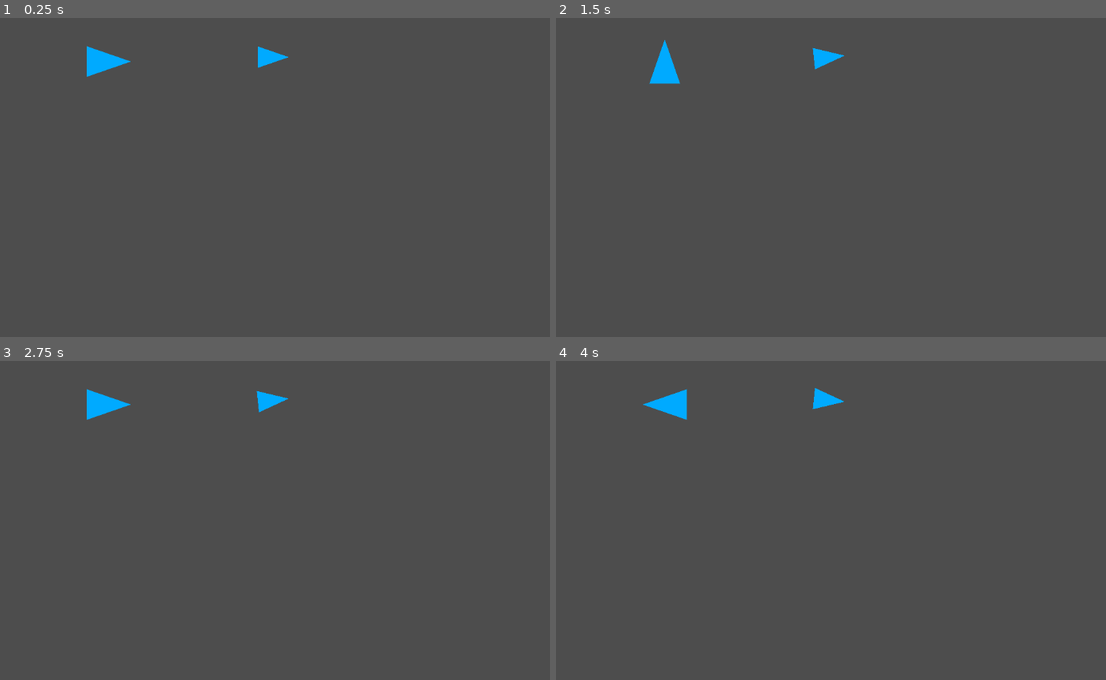
Above: before the commit, frames 1-4 (two rows, left to right).
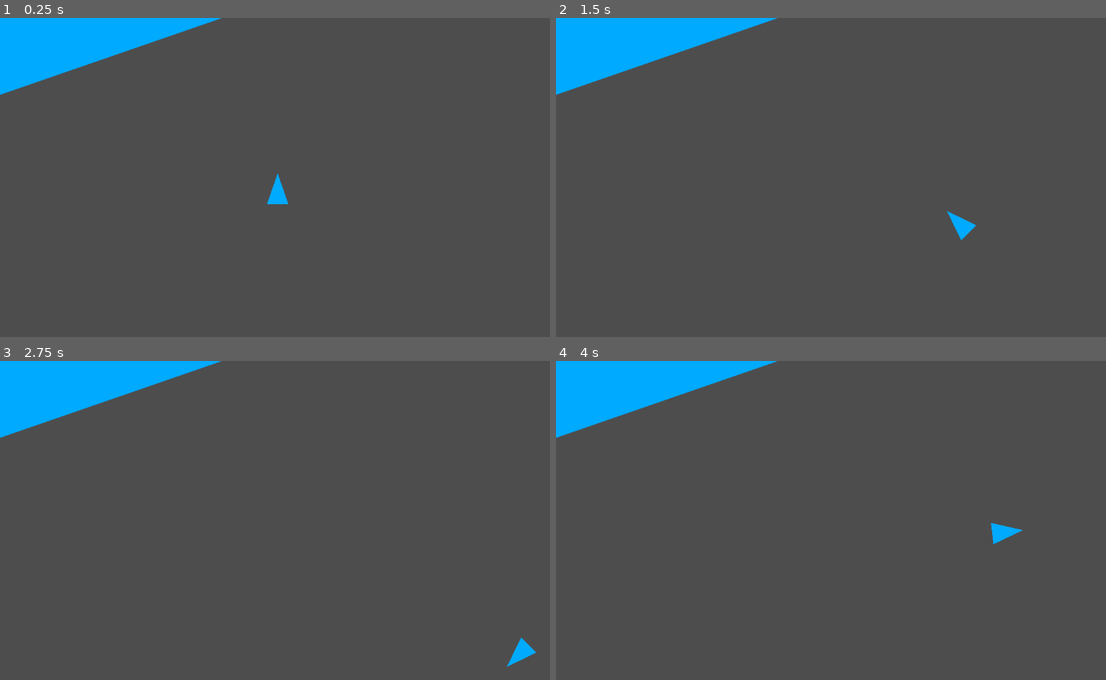
Above: after the commit, the same moments.

Repository: jjca/proyecto-1-ci6450
Game: Godot game, scene res://scenes/main.tscn
Same seed, same stepped clock (60 frames per second), same inputs: the game is played once before the commit and once after it. The engine's default icon, where the game draws it, is replaced by a stand-in: a white triangle on a blue panel in a dark square.
Inputs:
- Up to frame 1 (0.25 s): no input
- Up to frame 2 (1.5 s): tap Enter at 0.5 s; hold Right (ui_right) 0.53-1.28 s; hold D (derD, bound only after the commit) 0.53-1.28 s; hold Down (ui_down) from 1.28 s (still down); tap D (derD, bound only after the commit) at 1.35 s
- Up to frame 3 (2.75 s): release Down (ui_down) at 2.03 s; hold Right (ui_right) from 2.03 s (still down); hold D (derD, bound only after the commit) from 2.03 s (still down)
- Up to frame 4 (4 s): release Right (ui_right) at 2.78 s; release D (derD, bound only after the commit) at 2.78 s; hold Up (ui_up) 2.78-3.53 s; tap D (derD, bound only after the commit) at 2.85 s; hold Left (ui_left) from 3.53 s (still down); hold D (derD, bound only after the commit) from 3.53 s (still down)

The runs differ from the first frame. In frame 1, 5.4% of the frame differs, in the area x 0-53%, y 0-59%; in frame 2, 5.6%, in the area x 0-77%, y 0-70%; in frame 3, 5.4%; in frame 4, 5.6%.

Commit message:
align - etc

Diff:
--- /dev/null
+++ b/assets/triangle-svgrepo-com (1).svg
@@ -0,0 +1,12 @@
+<!DOCTYPE svg PUBLIC "-//W3C//DTD SVG 1.1//EN" "http://www.w3.org/Graphics/SVG/1.1/DTD/svg11.dtd">
+
+<!-- Uploaded to: SVG Repo, www.svgrepo.com, Transformed by: SVG Repo Mixer Tools -->
+<svg fill="#55f7b9" height="800px" width="800px" version="1.1" id="Capa_1" xmlns="http://www.w3.org/2000/svg" xmlns:xlink="http://www.w3.org/1999/xlink" viewBox="0 0 490 490" xml:space="preserve" stroke="#55f7b9">
+
+<g id="SVGRepo_bgCarrier" stroke-width="0"/>
+
+<g id="SVGRepo_tracerCarrier" stroke-linecap="round" stroke-linejoin="round"/>
+
+<g id="SVGRepo_iconCarrier"> <g> <polygon points="75.286,490 414.714,490 245,0 "/> </g> </g>
+
+</svg>
--- a/project.godot
+++ b/project.godot
@@ -14,3 +14,26 @@
 run/main_scene="res://scenes/main.tscn"
 config/features=PackedStringArray("4.3", "Forward Plus")
 config/icon="res://assets/icon.svg"
+
+[input]
+
+arribaW={
+"deadzone": 0.5,
+"events": [Object(InputEventKey,"resource_local_to_scene":false,"resource_name":"","device":-1,"window_id":0,"alt_pressed":false,"shift_pressed":false,"ctrl_pressed":false,"meta_pressed":false,"pressed":false,"keycode":0,"physical_keycode":87,"key_label":0,"unicode":119,"location":0,"echo":false,"script":null)
+]
+}
+AbajoS={
+"deadzone": 0.5,
+"events": [Object(InputEventKey,"resource_local_to_scene":false,"resource_name":"","device":-1,"window_id":0,"alt_pressed":false,"shift_pressed":false,"ctrl_pressed":false,"meta_pressed":false,"pressed":false,"keycode":0,"physical_keycode":83,"key_label":0,"unicode":115,"location":0,"echo":false,"script":null)
+]
+}
+izqA={
+"deadzone": 0.5,
+"events": [Object(InputEventKey,"resource_local_to_scene":false,"resource_name":"","device":-1,"window_id":0,"alt_pressed":false,"shift_pressed":false,"ctrl_pressed":false,"meta_pressed":false,"pressed":false,"keycode":0,"physical_keycode":65,"key_label":0,"unicode":97,"location":0,"echo":false,"script":null)
+]
+}
+derD={
+"deadzone": 0.5,
+"events": [Object(InputEventKey,"resource_local_to_scene":false,"resource_name":"","device":-1,"window_id":0,"alt_pressed":false,"shift_pressed":false,"ctrl_pressed":false,"meta_pressed":false,"pressed":false,"keycode":0,"physical_keycode":68,"key_label":0,"unicode":100,"location":0,"echo":false,"script":null)
+]
+}
--- a/scenes/align.tscn
+++ b/scenes/align.tscn
@@ -1,20 +1,18 @@
-[gd_scene load_steps=3 format=3 uid="uid://d0dh1bgtnkiye"]
+[gd_scene load_steps=4 format=3 uid="uid://xhx3rnbob0qn"]
 
 [ext_resource type="Script" path="res://scripts/align.gd" id="1_e5shd"]
+[ext_resource type="Texture2D" uid="uid://b8p1dacjf0g0x" path="res://assets/triangle-svgrepo-com.svg" id="2_0lqi3"]
 [ext_resource type="Texture2D" uid="uid://dqkmlw12mf6oe" path="res://assets/triangle-svgrepo-com_rotated.png" id="2_3t211"]
 
 [node name="Align" type="Node2D"]
-position = Vector2(967, 118)
+position = Vector2(-1, 0)
 script = ExtResource("1_e5shd")
-metadata/_edit_group_ = true
 
 [node name="Sprite2D" type="Sprite2D" parent="."]
 scale = Vector2(0.07, 0.07)
-texture = ExtResource("2_3t211")
-metadata/_edit_group_ = true
+texture = ExtResource("2_0lqi3")
 
 [node name="Objetivo" type="Sprite2D" parent="."]
-position = Vector2(-298, 8)
+visible = false
 scale = Vector2(0.1, 0.1)
 texture = ExtResource("2_3t211")
-metadata/_edit_group_ = true
--- a/scenes/main.tscn
+++ b/scenes/main.tscn
@@ -1,24 +1,25 @@
-[gd_scene load_steps=12 format=3 uid="uid://bybxekcimbds4"]
+[gd_scene load_steps=13 format=3 uid="uid://bybxekcimbds4"]
 
 [ext_resource type="PackedScene" uid="uid://be0m5ubqry3c" path="res://scenes/node_2d.tscn" id="1_20leh"]
 [ext_resource type="PackedScene" uid="uid://srawxeklparu" path="res://scenes/kinematic_seek.tscn" id="2_0c8co"]
 [ext_resource type="PackedScene" uid="uid://bwjyhhqsony1" path="res://scenes/kinematic_arrive.tscn" id="3_1rqku"]
 [ext_resource type="PackedScene" uid="uid://2pbqb70bgpmg" path="res://scenes/kinematic_flee.tscn" id="4_6l5x0"]
 [ext_resource type="PackedScene" uid="uid://bw6mjwo6nxhmn" path="res://scenes/kinematic_wandering.tscn" id="5_l0mgh"]
-[ext_resource type="PackedScene" uid="uid://bqh1aai30nbu0" path="res://scenes/dynamic_seek.tscn" id="6_3b0ps"]
-[ext_resource type="PackedScene" uid="uid://b28174igw5lqv" path="res://scenes/dynamic_flee.tscn" id="7_xgqkc"]
-[ext_resource type="PackedScene" uid="uid://pyl503btqw6j" path="res://scenes/dynamic_arrive.tscn" id="8_sidia"]
-[ext_resource type="PackedScene" uid="uid://d0dh1bgtnkiye" path="res://scenes/align.tscn" id="9_hpiaj"]
-[ext_resource type="PackedScene" uid="uid://7woqug585n18" path="res://scenes/velocity_matching.tscn" id="10_qvd21"]
-[ext_resource type="PackedScene" uid="uid://bext01h3xcr4w" path="res://scenes/persue_evade.tscn" id="11_xhe5g"]
+[ext_resource type="PackedScene" path="res://scenes/dynamic_seek.tscn" id="6_3b0ps"]
+[ext_resource type="PackedScene" path="res://scenes/dynamic_flee.tscn" id="7_xgqkc"]
+[ext_resource type="PackedScene" path="res://scenes/dynamic_arrive.tscn" id="8_sidia"]
+[ext_resource type="PackedScene" uid="uid://xhx3rnbob0qn" path="res://scenes/align.tscn" id="9_hpiaj"]
+[ext_resource type="PackedScene" path="res://scenes/velocity_matching.tscn" id="10_qvd21"]
+[ext_resource type="PackedScene" path="res://scenes/persue_evade.tscn" id="11_xhe5g"]
+[ext_resource type="PackedScene" uid="uid://orfuemkkf6qo" path="res://scenes/face.tscn" id="12_fv61c"]
 
 [node name="Main" type="Node"]
 
 [node name="Align" parent="." instance=ExtResource("9_hpiaj")]
-position = Vector2(495, 71)
+visible = false
+position = Vector2(357, 156)
 
 [node name="Node2D" parent="." instance=ExtResource("1_20leh")]
-visible = false
 position = Vector2(503, 310)
 
 [node name="KinematicSeek" parent="." instance=ExtResource("2_0c8co")]
@@ -48,3 +49,5 @@
 
 [node name="Persue_Evade" parent="." instance=ExtResource("11_xhe5g")]
 visible = false
+
+[node name="Face" parent="." instance=ExtResource("12_fv61c")]
--- a/scenes/node_2d.tscn
+++ b/scenes/node_2d.tscn
@@ -1,7 +1,7 @@
 [gd_scene load_steps=3 format=3 uid="uid://be0m5ubqry3c"]
 
 [ext_resource type="Script" path="res://scripts/node_2d.gd" id="1_k6ta8"]
-[ext_resource type="Texture2D" uid="uid://bgvaaxbiqu751" path="res://assets/icon.svg" id="2_5u8yd"]
+[ext_resource type="Texture2D" uid="uid://b8p1dacjf0g0x" path="res://assets/triangle-svgrepo-com.svg" id="2_5ghg0"]
 
 [node name="Node2D" type="Node2D"]
 position = Vector2(231, 113)
@@ -9,6 +9,6 @@
 metadata/_edit_group_ = true
 
 [node name="Sprite2D" type="Sprite2D" parent="."]
-scale = Vector2(0.46875, 0.46875)
-texture = ExtResource("2_5u8yd")
+scale = Vector2(0.07, 0.07)
+texture = ExtResource("2_5ghg0")
 metadata/_edit_group_ = true
--- a/scripts/align.gd
+++ b/scripts/align.gd
@@ -1,6 +1,6 @@
-extends Node2D
+class_name Align extends Node2D
 
-var maxAngularAcceleration : float  = 0.1
+var maxAngularAcceleration : float  = 5
 var maxRotation : float = 10
 var targetRadius : float = 0.2
 var slowRadius : float = 0.1
@@ -10,56 +10,46 @@
 
 # Called when the node enters the scene tree for the first time.
 func _ready() -> void:
-	print(mapToRange(PI))
+#	print(mapToRange(PI))
 	pass # Replace with function body.
 
 # Called every frame. 'delta' is the elapsed time since the previous frame.
-func _process(delta: float) -> void:
+func _physics_process(delta: float) -> void:
+	target = get_parent().get_node("Node2D")
+	character = get_node("Sprite2D")
+	update(delta,character,target)
 
-	target = get_node("Objetivo")
-	character = get_node("Sprite2D")
-	#print(position)
-	#print(character.position)
-	if Input.is_action_pressed("ui_up"):
-		target.rotation = PI/2
-	if Input.is_action_pressed("ui_left"):
-		target.rotation = PI
-	if Input.is_action_pressed("ui_right"):
-		target.rotation = 0
-	if Input.is_action_pressed("ui_down"):
-		target.rotation = 3*PI/2
+func update(delta,character,target) -> void:
 	var rot = getSteering(target,character)
 	if rot == null:
-		return
-	else:
-		character.rotation = rot
+		rot = 0
+	character.rotation += rot * delta
 
 func mapToRange(angle: float):
 	return fmod((angle + PI),(2 * PI)) - PI
 
-func getSteering(target_func,character_func):
-	var char_rotation = target.rotation
-	char_rotation = target_func.rotation - character_func.rotation
+func getSteering(target,character):
+	var char_rotation
+	char_rotation = target.get_rotation() - character.get_rotation()
 	var targetRotation
 	char_rotation = mapToRange(char_rotation)
 	var rotationSize = abs(char_rotation)
+
 	if rotationSize < targetRadius:
 		return null
-	#print("elrotationsize",rotationSize)
 	if rotationSize > slowRadius:
 		targetRotation = maxRotation
 	else:
-		targetRotation = maxRotation * rotationSize / slowRadius
+		targetRotation = (maxRotation * rotationSize) / slowRadius
 
 	targetRotation *= char_rotation / rotationSize
 
-	var res_rotation = targetRotation - target_func.rotation
+	var res_rotation = targetRotation - character.get_rotation()
 	res_rotation /= timeToTarget
 
 	var angularAcceleration = abs(res_rotation)
-	#print("angularrr",angularAcceleration)
+
 	if angularAcceleration > maxAngularAcceleration:
 		res_rotation /= angularAcceleration
 		res_rotation *= maxAngularAcceleration
-	#print("No pasa anda",res_rotation)
 	return res_rotation
--- a/scripts/node_2d.gd
+++ b/scripts/node_2d.gd
@@ -1,6 +1,6 @@
 extends Node2D
 # Position y rotation vienen definidos como vector y flotante respectivamente
-var speed : int = 400
+var speed : int = 300
 var orientation : float
 var angular : float
 var velocity : Vector2
@@ -16,7 +16,14 @@
 
 func update(delta: float):
 	velocity = Vector2.ZERO
-
+	if Input.is_action_pressed("arribaW"):
+		rotation += PI/28
+	if Input.is_action_pressed("izqA"):
+		rotation -= PI/28
+	if Input.is_action_pressed("derD"):
+		rotation += PI/28
+	if Input.is_action_pressed("AbajoS"):
+		rotation -= PI/28
 	if Input.is_action_pressed("ui_down"):
 		velocity.y += 1
 	if Input.is_action_pressed("ui_up"):
@@ -25,18 +32,8 @@
 		velocity.x += 1
 	if Input.is_action_pressed("ui_left"):
 		velocity.x -= 1
-
-	if Input.is_action_pressed("w"):
-		velocity.y += 1
-	if Input.is_action_pressed("s"):
-		velocity.y -= 1
-	if Input.is_action_pressed("d"):
-		velocity.x += 1
-	if Input.is_action_pressed("a"):
-		velocity.x -= 1
-
 	#rotation = angular * delta
-	#orientation += rotation
+	orientation += rotation
 
 	if velocity.length() > 0:
 		#velocity.x += orientation
Not shown, added: assets/triangle-svgrepo-com (1).svg.import
Binary file added: assets/triangulo.png
Not shown, added: assets/triangulo.png.import
